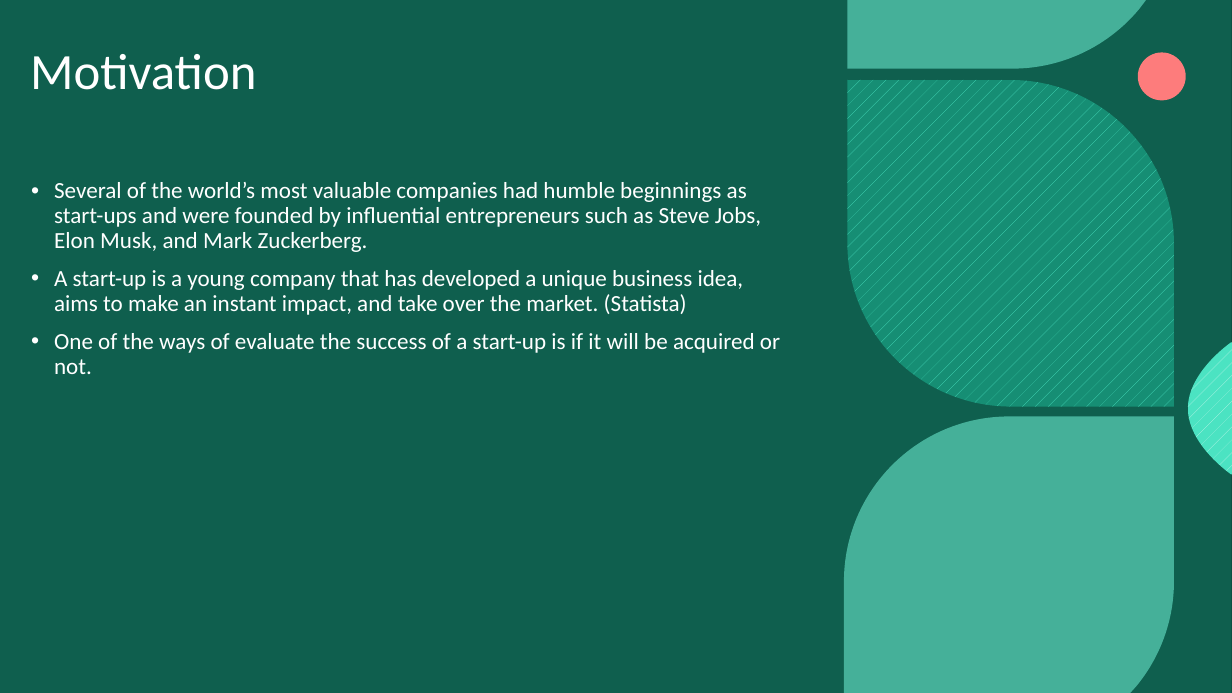
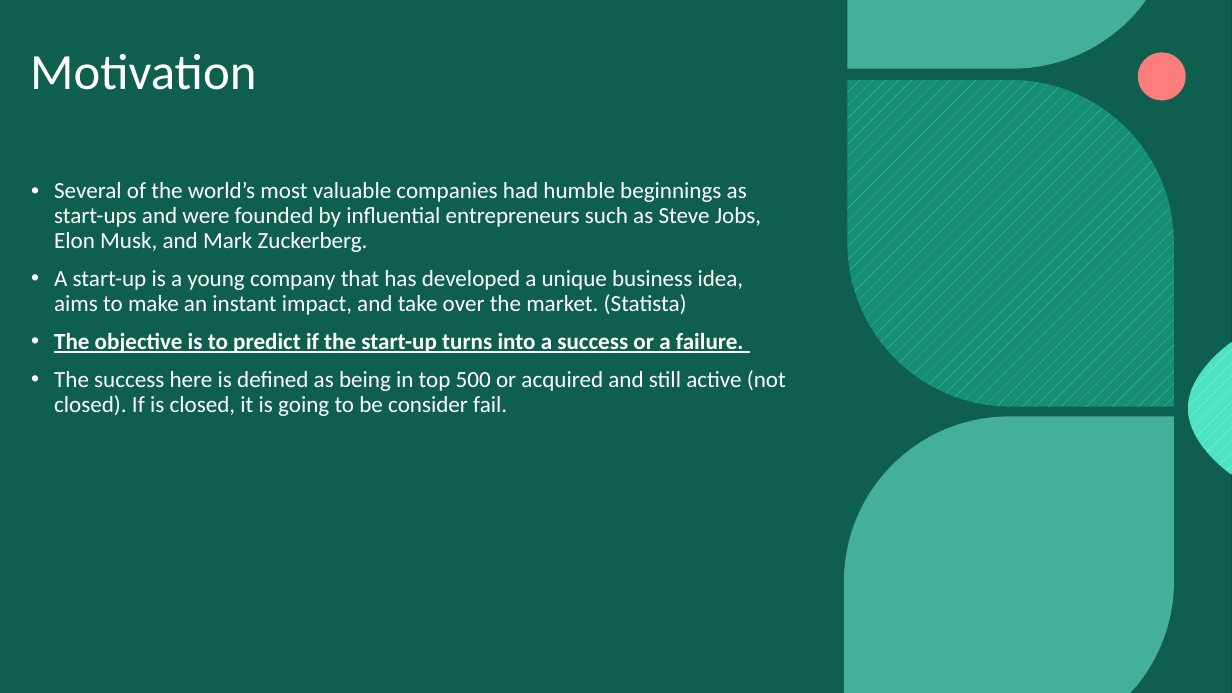
Before and after one commit to Paulabvc/startups_project, a slide deck: slide 2 of Final_project_startup/Presentation/final_startup.pptm. Drawn at 1232x693 pixels with LibreOffice and Linux fonts; fonts in the diff are those of the drawing; background and template pictures are left out. Boxes give left, top, right and bottom in pixels: in the first picture for what was removed or moved away, otherwise in the second. Text is boxed around its words. In the diff, an @@ line names an element or a change of style, - is before the commit and + after.

```diff
--- a/Final_project_startup/Presentation/final_startup.pptm
+++ b/Final_project_startup/Presentation/final_startup.pptm
@@ text at (x1=54, y1=332, x2=786, y2=416): text changed @@
-• One of the ways of evaluate the success of a start-up is if it will be acquired or not.
+• The objective is to predict if the start-up turns into a success or a failure.
+• The success here is defined as being in top 500 or acquired and still active (not closed). If is closed, it is going to be consider fail.
```
Also in this commit, not shown: 3 other slides changed, 5 slides added, 1 slide removed, 3 other files.
